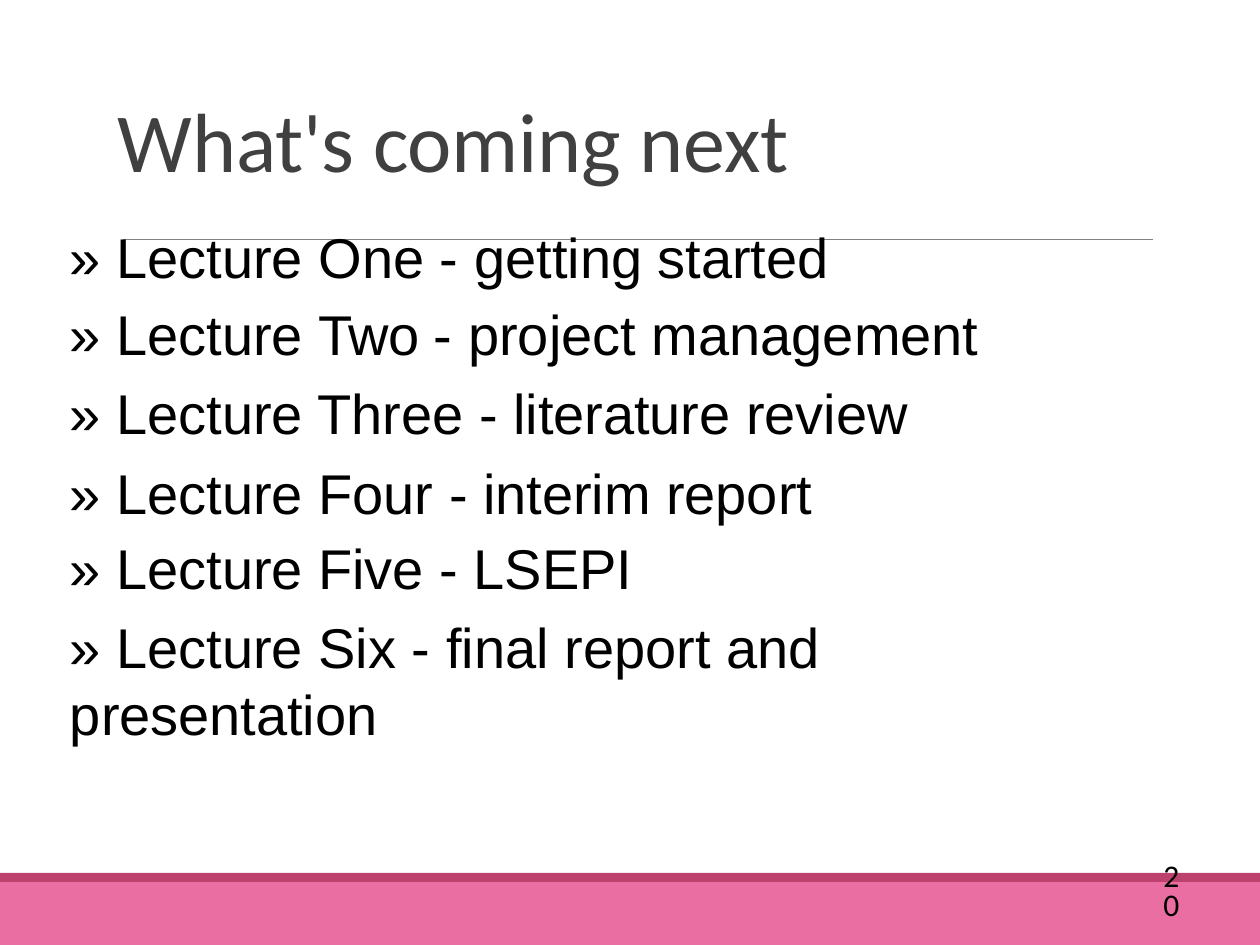
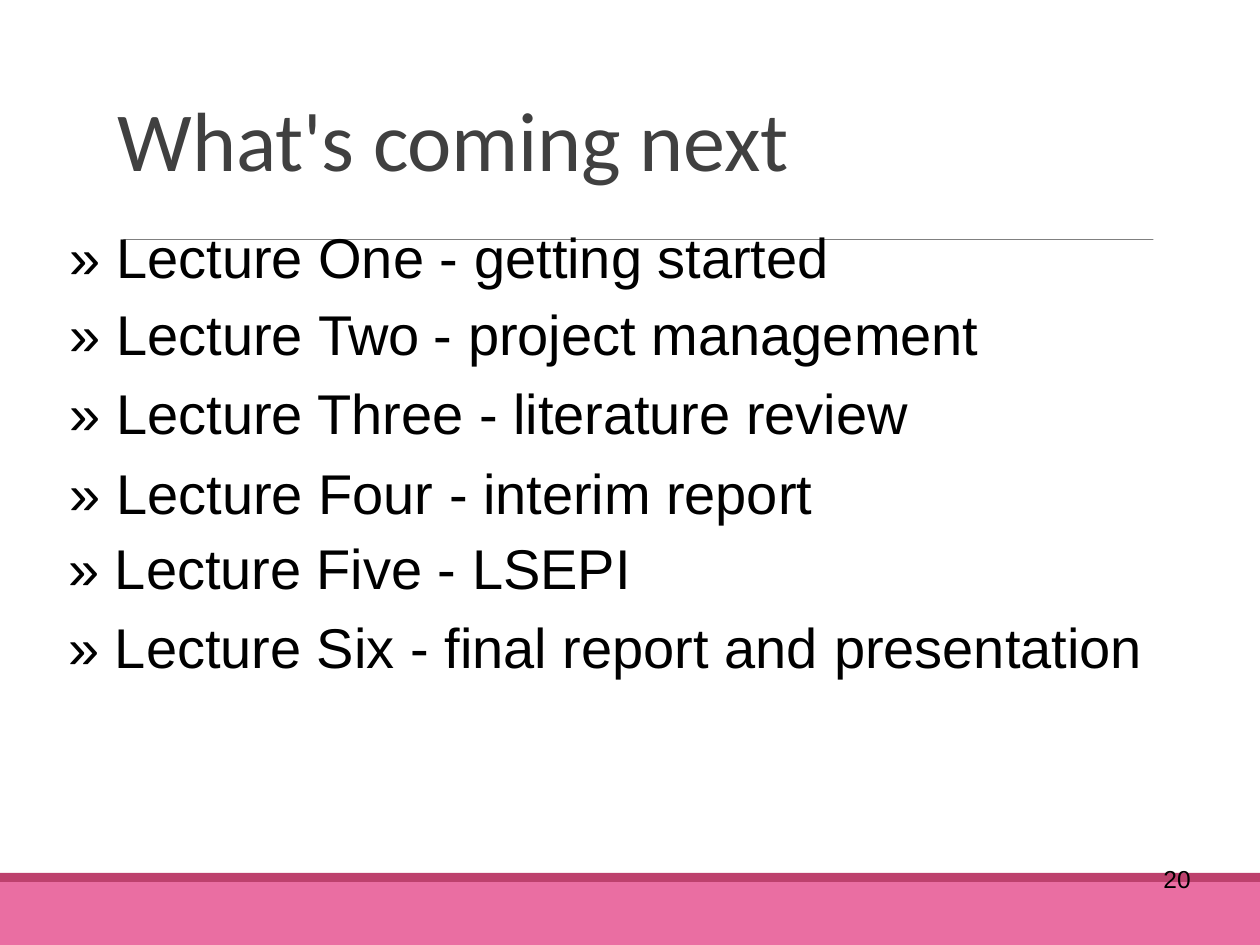
Before and after one commit to M4rk3h/uniWork, a slide deck: slide 20 of dissertation/lectures/Project Seminar 1 - Getting Started.pptx.pptx. Drawn at 1260x945 pixels with LibreOffice and Linux fonts; fonts in the diff are those of the drawing. Boxes give left, top, right and bottom in pixels: in the first picture for what was removed or moved away, otherwise in the second. Text is boxed around its words. In the diff, an @@ line names an element or a change of style, - is before the commit and + after.

```diff
--- a/dissertation/lectures/Project Seminar 1 - Getting Started.pptx.pptx
+++ b/dissertation/lectures/Project Seminar 1 - Getting Started.pptx.pptx
@@ text at [115, 473, 1141, 679]: indent changed @@
@@ page number at [1163, 869, 1190, 894]: size 18 to 14 pt, font Calibri to Arial @@
```
Also in this commit, not shown: 20 other slides changed, 1 slide added, 1 slide removed, 8 other files.
